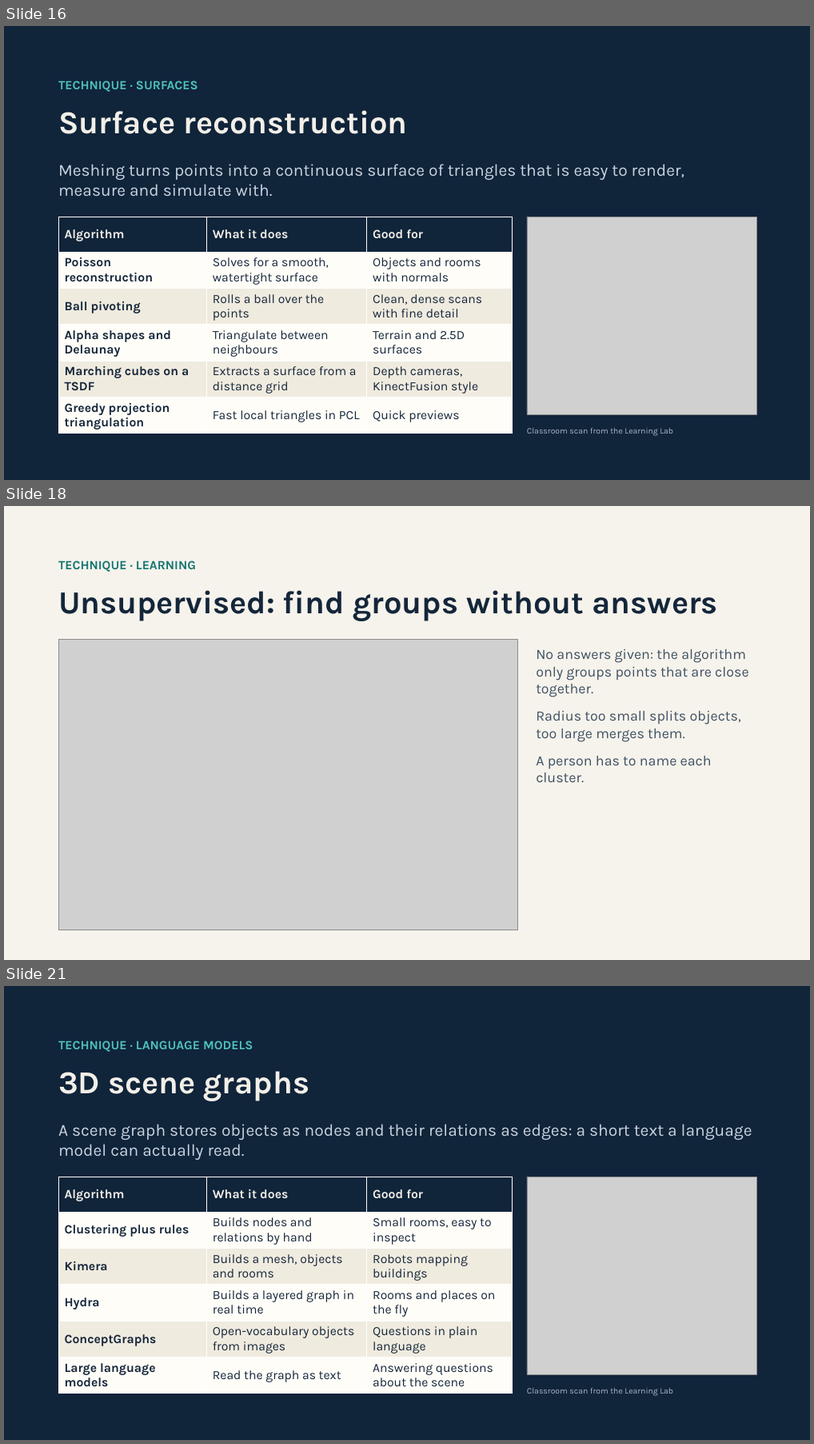
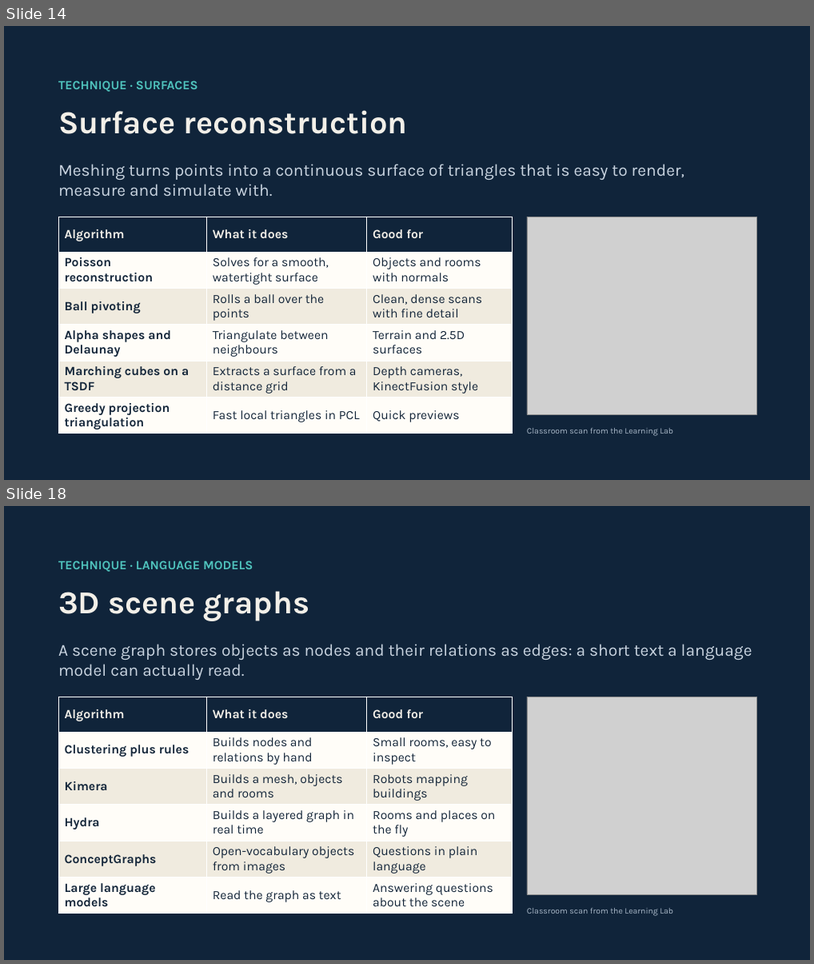
Before and after one commit to maninka123/lidar-learning-lab, a slide deck: presentation/LiDAR_Workshop_Slides.pptx. Shown one above the other, each under a label of ours: slides 16, 18 and 21 before the commit, slides 14 and 18 after it; the slides between them are not shown. The pictures are 814x1444 and 814x964 pixels, drawn with LibreOffice and Linux fonts; fonts in the diff are those of the drawing; grey boxes stand for pictures. Boxes give left, top, right and bottom in pixels: in the first picture for what was removed or moved away, otherwise in the second. Text is boxed around its words. In the diff, an @@ line names an element or a change of style, - is before the commit and + after.

Commit message:
Slides: unsupervised and supervised learning in three slides, with algorithm names

```diff
--- a/presentation/LiDAR_Workshop_Slides.pptx
+++ b/presentation/LiDAR_Workshop_Slides.pptx
@@ slide 18 removed at (x1=4, y1=506, x2=810, y2=960), background #F6F3EC @@
@@ text removed at (x1=58, y1=560, x2=196, y2=572) @@
-TECHNIQUE · LEARNING
@@ text removed at (x1=58, y1=590, x2=718, y2=621) @@
-Unsupervised: find groups without answers
@@ picture removed at (x1=58, y1=639, x2=518, y2=929) @@
@@ text removed at (x1=536, y1=649, x2=750, y2=782) @@
-No answers given: the algorithm only groups points that are close together.
-Radius too small splits objects, too large merges them.
-A person has to name each cluster.
@@ what was slide 16 is now slide 14 @@
@@ what was slide 21 is now slide 18 @@
```
Also in this commit, not shown: 5 slides changed, 3 slides added, 5 other slides removed, 1 other file.
